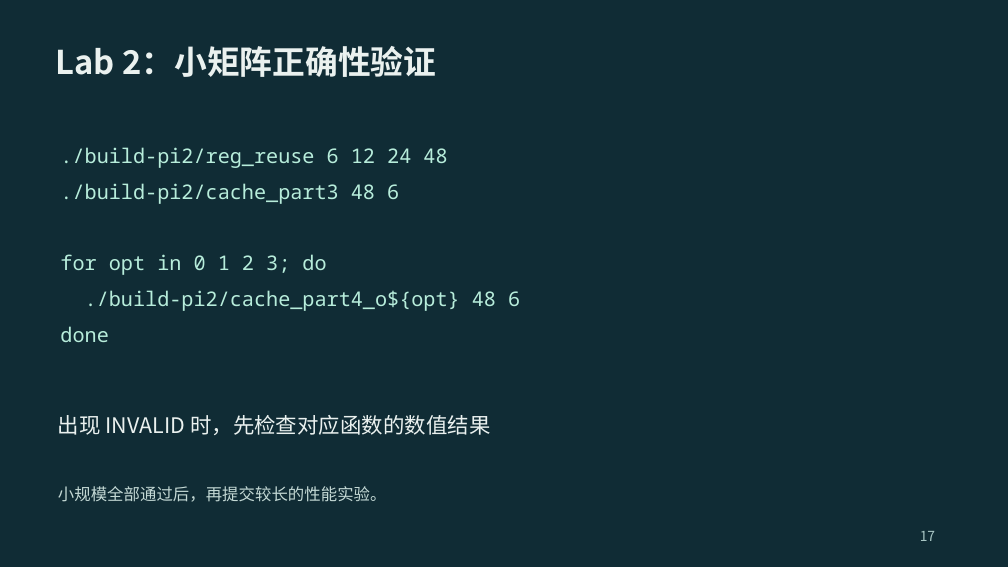
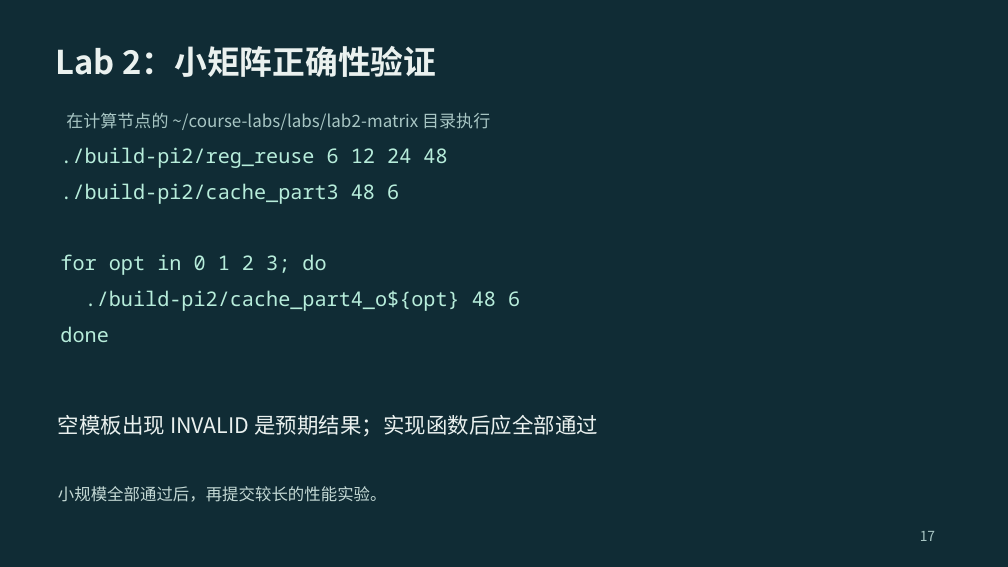
Before and after one commit to 2026-fall-calabs/calabs-2026-fall-starter, a slide deck: slide 17 of docs/交我算平台Lab运行指南-学生版.pptx. Drawn at 1008x567 pixels with LibreOffice and Linux fonts; fonts in the diff are those of the drawing. Boxes give left, top, right and bottom in pixels: in the first picture for what was removed or moved away, otherwise in the second. Text is boxed around its words. In the diff, an @@ line names an element or a change of style, - is before the commit and + after.

```diff
--- a/docs/交我算平台Lab运行指南-学生版.pptx
+++ b/docs/交我算平台Lab运行指南-学生版.pptx
@@ text added at <box>66,112,490,130</box>, 20.2 pt, text #A8C6C4 @@
+在计算节点的 ~/course-labs/labs/lab2-matrix 目录执行
@@ text at <box>58,415,597,436</box>: text changed @@
-出现 INVALID 时，先检查对应函数的数值结果
+空模板出现 INVALID 是预期结果；实现函数后应全部通过
```
Also in this commit, not shown: 10 other slides changed, 2 other files.
